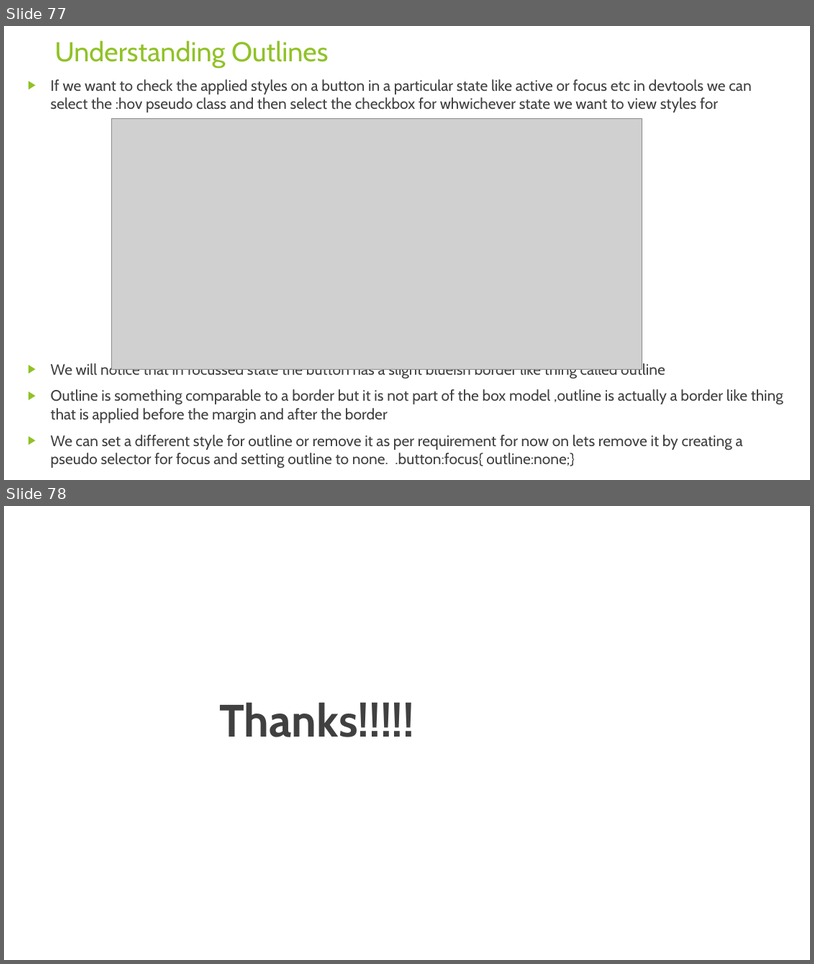
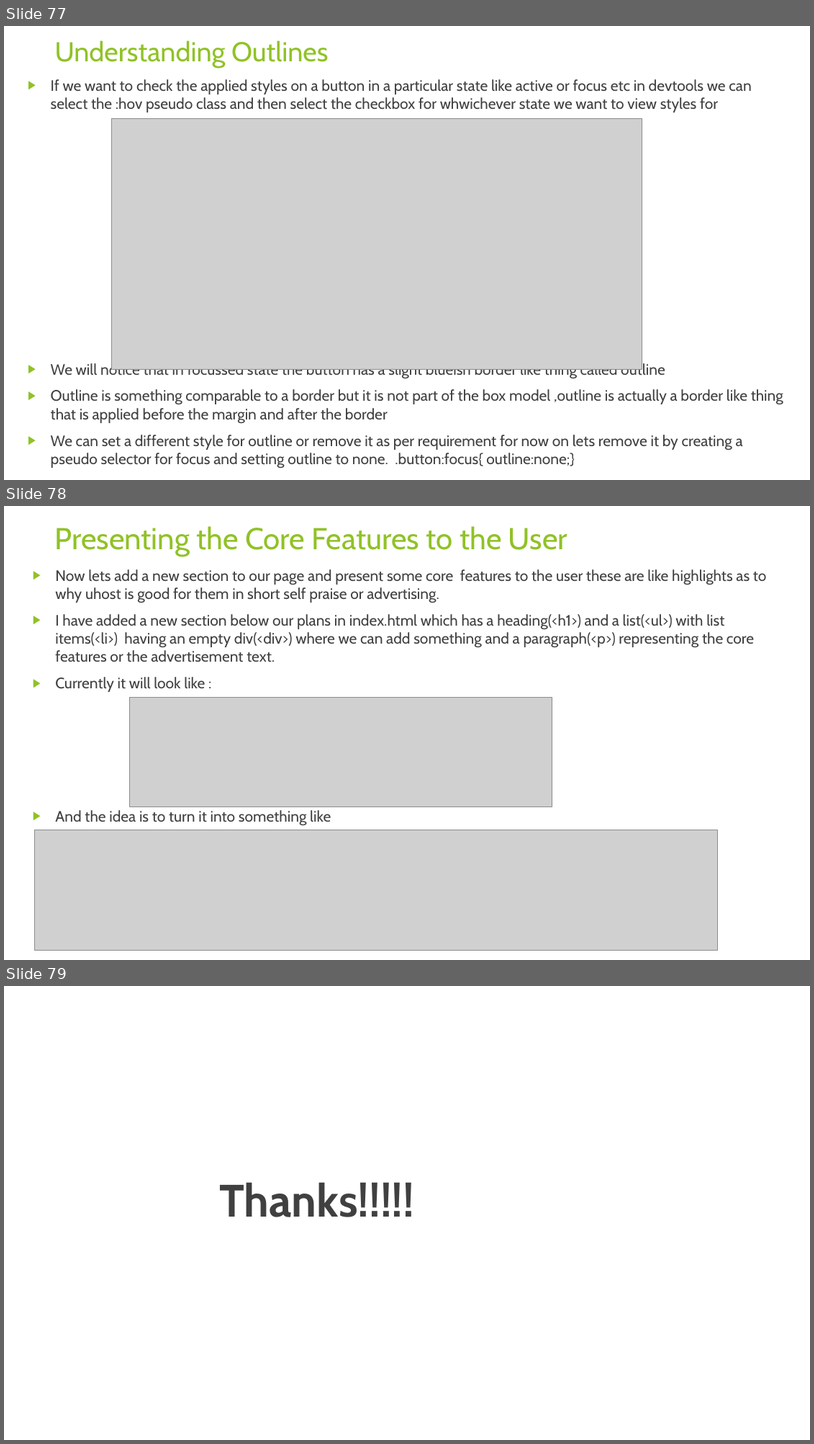
Before and after one commit to rudhrainfogain/CSS, a slide deck: PPT/Css-v5.pptx. Shown one above the other, each under a label of ours: slides 77 and 78 before the commit, slides 77, 78 and 79 after it. The pictures are 814x964 and 814x1444 pixels, drawn with LibreOffice and Linux fonts; fonts in the diff are those of the drawing; grey boxes stand for pictures. Boxes give left, top, right and bottom in pixels: in the first picture for what was removed or moved away, otherwise in the second. Text is boxed around its words. In the diff, an @@ line names an element or a change of style, - is before the commit and + after.

Commit message:
CoreFeatureSetup

```diff
--- a/PPT/Css-v5.pptx
+++ b/PPT/Css-v5.pptx
@@ slide 78 added at (4, 506, 810, 960), background #FFFFFF @@
@@ title added at (55, 526, 568, 556), 36 pt, text #90C226 @@
+Presenting the Core Features to the User
@@ text added at (55, 569, 767, 826), 18 pt, text #404040 @@
+▶ Now lets add a new section to our page and present some core features to the user these are like highlights as to why uhost is good for them in short self praise or advertising.
+▶ I have added a new section below our plans in index.html which has a heading(<h1>) and a list(<ul>) with list items(<li>) having an empty div(<div>) where we can add something and a paragraph(<p>) representing the core features or the advertisement text.
+▶ Currently it will look like :
+▶ And the idea is to turn it into something like
@@ picture added at (130, 698, 553, 807) @@
@@ picture added at (34, 830, 718, 950) @@
@@ what was slide 78 is now slide 79 @@
```
Also in this commit, not shown: 1 other file.
